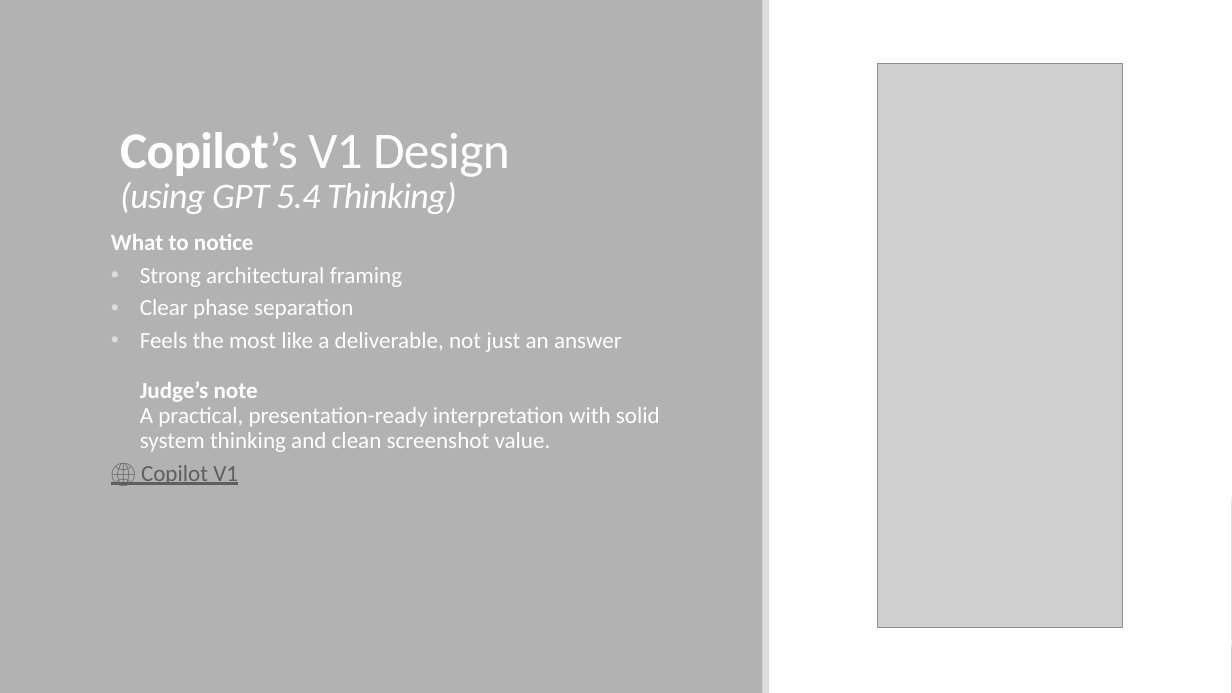
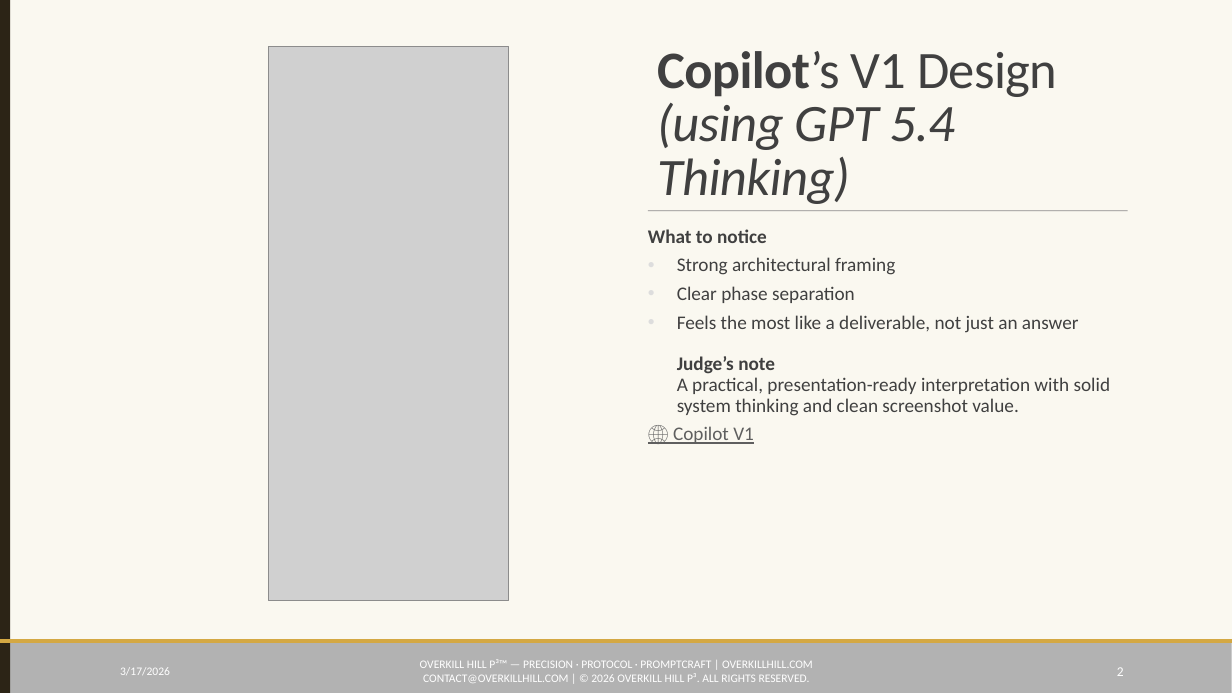
Before and after one commit to OKHP3/OverKill-Hill-FoundRy, a slide deck: slide 2 of Writings/etch-ai-sketch-vibe-diagramming-shootout/etch-ai-sketch-using-a-council-to-design-at-velocity.pptx. Drawn at 1232x693 pixels with LibreOffice and Linux fonts; fonts in the diff are those of the drawing; grey boxes stand for pictures. Boxes give left, top, right and bottom in pixels: in the first picture for what was removed or moved away, otherwise in the second. Text is boxed around its words. In the diff, an @@ line names an element or a change of style, - is before the commit and + after.

```diff
--- a/Writings/etch-ai-sketch-vibe-diagramming-shootout/etch-ai-sketch-using-a-council-to-design-at-velocity.pptx
+++ b/Writings/etch-ai-sketch-vibe-diagramming-shootout/etch-ai-sketch-using-a-council-to-design-at-velocity.pptx
@@ rectangle: place and size @@
-rectangle at [0,0,1232,693]
+rectangle at [0,0,1232,640]
@@ rectangle removed at [0,0,762,693] @@
@@ rectangle added at [0,0,10,693], fill #2C2416 @@
@@ rectangle removed at [762,0,769,693] @@
@@ picture added at [268,46,508,601] @@
@@ title "Copilot’s V1 Design (using GPT ...": place and size @@
-title "Copilot’s V1 Design (using GPT ..." at [120,132,510,214]
+title "Copilot’s V1 Design (using GPT ..." at [657,51,1057,204]
@@ title "Copilot’s V1 Design (using GPT ..." at [657,51,1057,204]: size 40 to 41 pt in "Copilot’s V1 Design"; size 28 to 41 pt in "(using GPT 5.4 Thinking)"; text colour #FFFFFF to #404040 @@
@@ picture removed at [878,64,1123,628] @@
@@ text "What to notice": place and size @@
-text "What to notice" at [111,234,660,485]
+text "What to notice" at [648,229,1111,444]
@@ text "What to notice" at [648,229,1111,444]: size 18 to 15 pt, text colour #FFFFFF to #404040 @@
@@ line added from (648, 211) to (1128, 211), #808080 0.5 pt @@
@@ rectangle: place and size @@
-rectangle at [0,640,1232,647]
+rectangle at [0,640,1232,643]
@@ rectangle at [0,640,1232,643]: fill #DDDDDD to #D4A843 @@
@@ rectangle removed at [0,647,1232,693] @@
@@ text added at [420,659,813,683], 9 pt, text #FFFFFF @@
+OVERKILL HILL P³™ — PRECISION · PROTOCOL · PROMPTCRAFT | OVERKILLHILL.COM CONTACT@OVERKILLHILL.COM | © 2026 OVERKILL HILL P³. ALL RIGHTS RESERVED.
@@ text added at [120,667,170,675], 9 pt, text #FFFFFF @@
+3/17/2026
@@ page number added at [1117,667,1124,676], 10.5 pt, text #FFFFFF @@
+2
```
Also in this commit, not shown: 2 other slides changed, 13 slides added, 1 slide removed, 2 other files.
